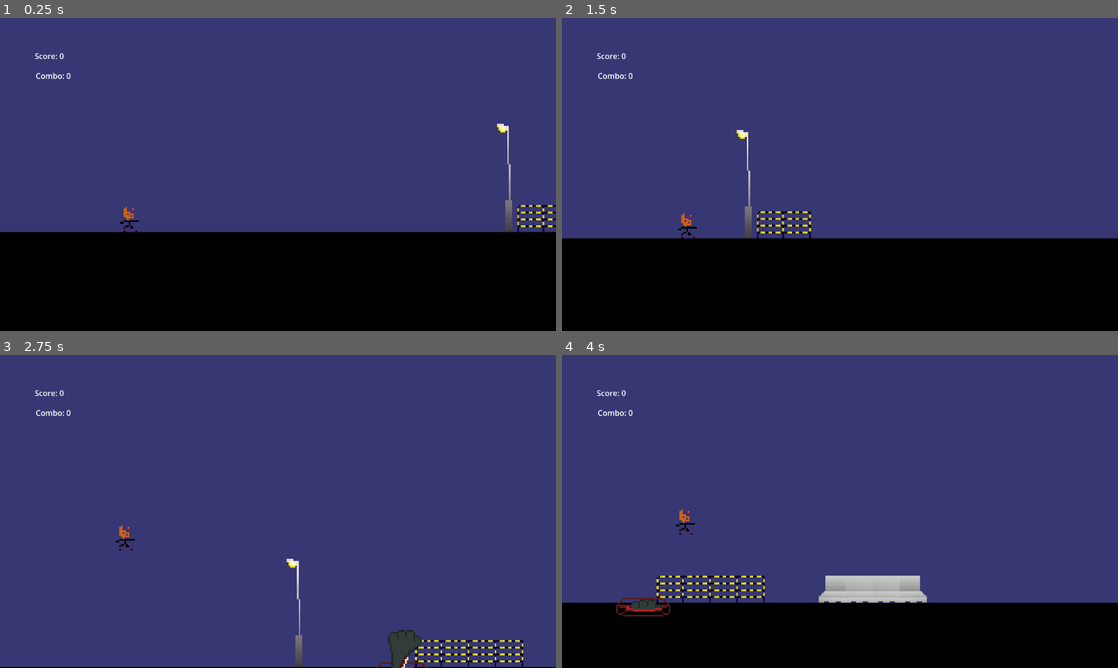
Above: before the commit, frames 1-4 (two rows, left to right).
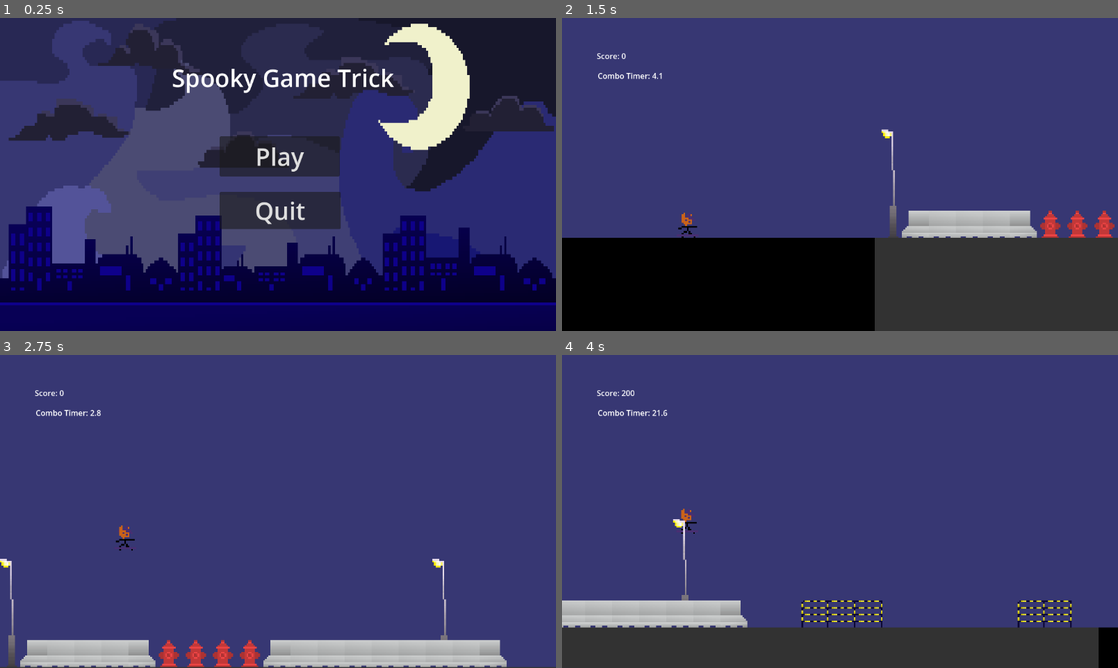
Above: after the commit, the same moments.

Repository: kedrickfudala/SGD-Spooky-Game-Jam
Game: Godot game, scene res://src/game_container.tscn
Two runs of this game, one before a commit and one after it. Both use one fixed random seed, a clock stepped at 60 frames per second and the inputs below.
Inputs (mouse positions are in pixels of both pictures, inside the frame that each line leads up to):
- Up to frame 1 (0.25 s): no input
- Up to frame 2 (1.5 s): click (840, 155) at 0.5 s, where only the run after the commit has a clickable "Play"
- Up to frame 3 (2.75 s): tap Space (jump) at 1.52, 2.27 s
- Up to frame 4 (4 s): tap Space (jump) at 3.77 s

The runs differ from the first frame. In frame 1, 72% of the frame differs, in the area x 0-100%, y 0-100%; in frame 2, 17%; in frame 3, 7.5%; in frame 4, 23%.

Commit message:
changes

Diff:
--- a/src/game_container.gd
+++ b/src/game_container.gd
@@ -1,13 +1,18 @@
 extends Node2D
 class_name GameContainer
 
+@onready var audio_player : Object = $AudioStreamPlayer
+
 @onready var main_menu : PackedScene = preload("res://src/ui/main_menu.tscn")
 @onready var world : PackedScene = preload("res://src/levels/world.tscn")
+@onready var gameover_screen : PackedScene = preload("res://src/ui/game_over_ui.tscn")
+
+@onready var world_inst : Object = null
 
 func _ready():
-	#spawn_main_menu()
-
-	spawn_world()
+	spawn_main_menu()
+	audio_player.play()
+	#spawn_world()
 
 func spawn_main_menu():
 	var main_menu_inst = main_menu.instantiate()
@@ -15,6 +20,10 @@
 	add_child(main_menu_inst)
 
 func spawn_world():
-	var world_inst = world.instantiate()
+	world_inst = world.instantiate()
 	world_inst.global_position = Vector2(0,0)
 	add_child(world_inst)
+
+func spawn_gameover():
+	var gameover_inst = gameover_screen.instantiate()
+	add_child(gameover_inst)
--- a/src/game_container.tscn
+++ b/src/game_container.tscn
@@ -1,6 +1,10 @@
-[gd_scene load_steps=2 format=3 uid="uid://jhd7yye2xoi7"]
+[gd_scene load_steps=3 format=3 uid="uid://jhd7yye2xoi7"]
 
 [ext_resource type="Script" path="res://src/game_container.gd" id="1_m2pvk"]
+[ext_resource type="AudioStream" uid="uid://j37terf06gpf" path="res://assets/music/gamejam trick.mp3" id="2_pi440"]
 
 [node name="GameContainer" type="Node2D"]
 script = ExtResource("1_m2pvk")
+
+[node name="AudioStreamPlayer" type="AudioStreamPlayer" parent="."]
+stream = ExtResource("2_pi440")
--- a/src/levels/level_2.tscn
+++ b/src/levels/level_2.tscn
@@ -5,4 +5,4 @@
 [node name="Level 2" instance=ExtResource("1_lntnh")]
 
 [node name="TileMapLayer" parent="." index="0"]
-tile_map_data = PackedByteArray("AAAAAAAAAQAAAAIAAAAAAAEAAQA …(12639 unchanged characters)… AEAAAAAAAAAP3/AQAEAAEAAAAAAP7/AQAEAAIAAAA=")
+tile_map_data = PackedByteArray("AAAAAAAAAQAAAAIAAAAAAAEAAQA …(12639 unchanged characters)… AEAAAAAAAAAP3/AQAEAAEAAAAAAP7/AQAEAAIAAAD2////AgAAAAAAAwD3////AgAAAAAAAwD4////AgAAAAAAAwD5////AgAAAAAAAwA=")
--- a/src/levels/level_4.tscn
+++ b/src/levels/level_4.tscn
@@ -5,4 +5,4 @@
 [node name="Level 4" instance=ExtResource("1_5813c")]
 
 [node name="TileMapLayer" parent="." index="0"]
-tile_map_data = PackedByteArray("AAAAAAAAAAAAAAAAAAAAAAEAAAA …(12512 unchanged characters)… EAAEAAAAAAP7/AQAEAAIAAAAAAP//AQAEAAMAAAAEAP//AgAAAAAAAQA=")
+tile_map_data = PackedByteArray("AAAAAAAAAAAAAAAAAAAAAAEAAAA …(12512 unchanged characters)… EAAEAAAAAAP7/AQAEAAIAAAAAAP//AQAEAAMAAAA=")
--- a/src/levels/level_template.tscn
+++ b/src/levels/level_template.tscn
@@ -3,7 +3,7 @@
 [ext_resource type="Texture2D" uid="uid://fb8fv80fba0d" path="res://assets/tiles/tempTiles.png" id="1_3fgrd"]
 [ext_resource type="Script" path="res://src/levels/level_template.gd" id="1_y5inb"]
 [ext_resource type="Texture2D" uid="uid://i4tqhofj7328" path="res://assets/tiles/TrickGameJamTileset.png" id="3_nu6l5"]
-[ext_resource type="PackedScene" uid="uid://dcnljmdh3rv6g" path="res://src/objects/combo_hand.tscn" id="4_ygp0i"]
+[ext_resource type="PackedScene" uid="uid://bhc2odtmne1i2" path="res://src/objects/combo_hydrant.tscn" id="5_akjpi"]
 
 [sub_resource type="TileSetAtlasSource" id="TileSetAtlasSource_txiyn"]
 texture = ExtResource("1_3fgrd")
@@ -21,8 +21,6 @@
 
 [sub_resource type="TileSetAtlasSource" id="TileSetAtlasSource_xvjuh"]
 texture = ExtResource("3_nu6l5")
-0:0/0 = 0
-0:0/0/physics_layer_0/polygon_0/points = PackedVector2Array(-3.25, -4.125, -0.25, -8, 3.125, -3.75, 3.125, 8, -3.125, 8)
 1:0/0 = 0
 2:0/next_alternative_id = 2
 2:0/0 = 0
@@ -123,7 +121,7 @@
 9:7/0/physics_layer_0/polygon_0/points = PackedVector2Array(-8, 8, 8, 8, 8, -8, -8, -8)
 
 [sub_resource type="TileSetScenesCollectionSource" id="TileSetScenesCollectionSource_ea7c7"]
-scenes/1/scene = ExtResource("4_ygp0i")
+scenes/3/scene = ExtResource("5_akjpi")
 
 [sub_resource type="TileSet" id="TileSet_d8bjs"]
 physics_layer_0/collision_layer = 1
--- a/src/levels/world.gd
+++ b/src/levels/world.gd
@@ -3,8 +3,6 @@
 
 @onready var player : PackedScene = preload("res://src/player/player.tscn")
 @onready var player_inst : Object = null
-
-@onready var audio_player : Object = $AudioStreamPlayer2D
 
 @onready var game_start : bool = false
 
@@ -22,10 +20,10 @@
 @onready var speed : float = 2.5
 
 func _ready():
-	audio_player.play()
 	spawn_player()
 	spawn_level(0, 0)
-	spawn_random_level(1 * 512)
+	#spawn_random_level(1 * 512)
+	spawn_level(2, 1 * 512)
 	spawn_random_level(2 * 512)
 	game_start = true
 
@@ -50,5 +48,10 @@
 func spawn_random_level(x_offset : int):
 	var rng = RandomNumberGenerator.new()
 	rng.randomize()
-	var num = rng.randi_range(0, len(level_segments) - 1)
+	var num = rng.randi_range(1, len(level_segments) - 1)
 	spawn_level(num, x_offset)
+
+func game_over():
+	print("game over")
+	game_start = false
+	get_parent().spawn_gameover()
--- a/src/levels/world.tscn
+++ b/src/levels/world.tscn
@@ -1,8 +1,7 @@
-[gd_scene load_steps=4 format=3 uid="uid://ogrr1lot1qwv"]
+[gd_scene load_steps=3 format=3 uid="uid://ogrr1lot1qwv"]
 
 [ext_resource type="Script" path="res://src/levels/world.gd" id="1_qjygf"]
 [ext_resource type="Texture2D" uid="uid://cyv5tsy7li84n" path="res://assets/backgrounds/background_for_spooky_game_jamback.png" id="2_nyh8e"]
-[ext_resource type="AudioStream" uid="uid://j37terf06gpf" path="res://assets/music/gamejam trick.mp3" id="3_2i1ng"]
 
 [node name="World" type="Node2D"]
 script = ExtResource("1_qjygf")
@@ -17,6 +16,3 @@
 position = Vector2(1111, 224)
 scale = Vector2(9.17, 9.17)
 texture = ExtResource("2_nyh8e")
-
-[node name="AudioStreamPlayer2D" type="AudioStreamPlayer2D" parent="."]
-stream = ExtResource("3_2i1ng")
--- a/src/objects/combo_hand.gd
+++ /dev/null
@@ -1,6 +0,0 @@
-extends ComboObject
-
-@onready var anim_player : Object = $AnimationPlayer
-
-func _physics_process(_delta: float) -> void:
-	anim_player.play("hand_anim")
--- a/src/objects/combo_hand.tscn
+++ /dev/null
@@ -1,61 +0,0 @@
-[gd_scene load_steps=8 format=3 uid="uid://dcnljmdh3rv6g"]
-
-[ext_resource type="PackedScene" uid="uid://bvrddrd1ek6ad" path="res://src/objects/combo_object.tscn" id="1_0p84i"]
-[ext_resource type="Script" path="res://src/objects/combo_hand.gd" id="2_c5vqx"]
-[ext_resource type="Texture2D" uid="uid://pmoojxieba7x" path="res://assets/sprites/summoning_circle_boost-Sheet.png" id="2_o1amt"]
-
-[sub_resource type="CircleShape2D" id="CircleShape2D_yvew0"]
-radius = 17.0294
-
-[sub_resource type="Animation" id="Animation_v1bqn"]
-resource_name = "hand_anim"
-length = 0.35
-step = 0.05
-tracks/0/type = "value"
-tracks/0/imported = false
-tracks/0/enabled = true
-tracks/0/path = NodePath("Sprite2D:frame")
-tracks/0/interp = 1
-tracks/0/loop_wrap = true
-tracks/0/keys = {
-"times": PackedFloat32Array(0, 0.05, 0.1, 0.15, 0.2, 0.25, 0.3, 0.35),
-"transitions": PackedFloat32Array(1, 1, 1, 1, 1, 1, 1, 1),
-"update": 1,
-"values": [0, 1, 2, 3, 4, 5, 6, 7]
-}
-
-[sub_resource type="Animation" id="Animation_u3012"]
-length = 0.001
-tracks/0/type = "value"
-tracks/0/imported = false
-tracks/0/enabled = true
-tracks/0/path = NodePath("Sprite2D:frame")
-tracks/0/interp = 1
-tracks/0/loop_wrap = true
-tracks/0/keys = {
-"times": PackedFloat32Array(0),
-"transitions": PackedFloat32Array(1),
-"update": 1,
-"values": [0]
-}
-
-[sub_resource type="AnimationLibrary" id="AnimationLibrary_y3c3j"]
-_data = {
-"RESET": SubResource("Animation_u3012"),
-"hand_anim": SubResource("Animation_v1bqn")
-}
-
-[node name="ComboHand" instance=ExtResource("1_0p84i")]
-script = ExtResource("2_c5vqx")
-
-[node name="Sprite2D" parent="." index="0"]
-texture = ExtResource("2_o1amt")
-hframes = 8
-
-[node name="CollisionShape2D" parent="Area2D" index="0"]
-shape = SubResource("CircleShape2D_yvew0")
-
-[node name="AnimationPlayer" type="AnimationPlayer" parent="." index="3"]
-libraries = {
-"": SubResource("AnimationLibrary_y3c3j")
-}
--- a/src/objects/combo_hydrant.tscn
+++ b/src/objects/combo_hydrant.tscn
@@ -10,6 +10,8 @@
 size = Vector2(12, 4)
 
 [node name="ComboHydrant" instance=ExtResource("1_jsld0")]
+score_value = 50
+time_value = 5.0
 
 [node name="Sprite2D" parent="." index="0"]
 texture = ExtResource("2_cbse8")
--- a/src/objects/combo_object.gd
+++ b/src/objects/combo_object.gd
@@ -1,2 +1,5 @@
 extends StaticBody2D
 class_name ComboObject
+
+@export var score_value : int
+@export var time_value : float
--- a/src/player/player.gd
+++ b/src/player/player.gd
@@ -6,25 +6,26 @@
 @onready var player_hud : PackedScene = preload("res://src/ui/player_hud.tscn")
 @onready var player_hud_inst : Object = null
 
+@onready var camera : Object = $Camera2D
 @onready var animation_player : Object = $AnimationPlayer
 @onready var combo_timer : Object = $ComboTimer
 
 @onready var score : int = 0
-@onready var combo : float = 0.0
 
 @onready var jumps : int = 2
 
 func _ready():
 	spawn_player_hud()
+	combo_timer.set_wait_time(5)
+	combo_timer.start()
 
 func _physics_process(_delta: float) -> void:
-	if player_hud_inst:
-		player_hud_inst.score_label.text = str("Score: ") + str(score)
-		player_hud_inst.combo_label.text = str("Combo: ") + str(combo)
-	handle_input()
-	handle_movement()
-
-	print(global_position)
+	if world.game_start:
+		if player_hud_inst:
+			player_hud_inst.score_label.text = str("Score: ") + str(score)
+			player_hud_inst.combo_label.text = str("Combo Timer: ") + str(snapped(combo_timer.time_left, 0.1))
+		handle_input()
+		handle_movement()
 
 func handle_input():
 	if is_on_floor():
@@ -40,3 +41,11 @@
 func spawn_player_hud():
 	player_hud_inst = player_hud.instantiate()
 	add_child(player_hud_inst)
+
+func _on_combo_timer_timeout() -> void:
+	world.game_over()
+
+func _on_combo_area_area_entered(area: Area2D) -> void:
+	var object = area.get_parent()
+	score += object.score_value
+	combo_timer.start(combo_timer.time_left + object.time_value)
--- a/src/player/player.tscn
+++ b/src/player/player.tscn
@@ -11,6 +11,7 @@
 
 [node name="Player" type="CharacterBody2D"]
 collision_layer = 2
+slide_on_ceiling = false
 floor_constant_speed = true
 script = ExtResource("1_bwpes")
 
@@ -37,3 +38,6 @@
 [node name="AnimationPlayer" type="AnimationPlayer" parent="."]
 
 [node name="ComboTimer" type="Timer" parent="."]
+
+[connection signal="area_entered" from="ComboArea" to="." method="_on_combo_area_area_entered"]
+[connection signal="timeout" from="ComboTimer" to="." method="_on_combo_timer_timeout"]
--- /dev/null
+++ b/src/ui/game_over_ui.gd
@@ -0,0 +1,9 @@
+extends CanvasLayer
+
+@onready var game_container = get_parent()
+
+func _on_button_pressed() -> void:
+	print("hahaha")
+	game_container.world_inst.queue_free()
+	game_container.spawn_world()
+	queue_free()
--- /dev/null
+++ b/src/ui/game_over_ui.tscn
@@ -0,0 +1,24 @@
+[gd_scene load_steps=2 format=3 uid="uid://cxcvghf30oaod"]
+
+[ext_resource type="Script" path="res://src/ui/game_over_ui.gd" id="1_vuneq"]
+
+[node name="GameOverUI" type="CanvasLayer"]
+script = ExtResource("1_vuneq")
+
+[node name="Label" type="Label" parent="."]
+offset_left = 300.0
+offset_top = 174.0
+offset_right = 870.0
+offset_bottom = 311.0
+theme_override_font_sizes/font_size = 100
+text = "Game Over!"
+
+[node name="Button" type="Button" parent="."]
+offset_left = 441.0
+offset_top = 355.0
+offset_right = 715.0
+offset_bottom = 468.0
+theme_override_font_sizes/font_size = 76
+text = "Restart"
+
+[connection signal="pressed" from="Button" to="." method="_on_button_pressed"]
